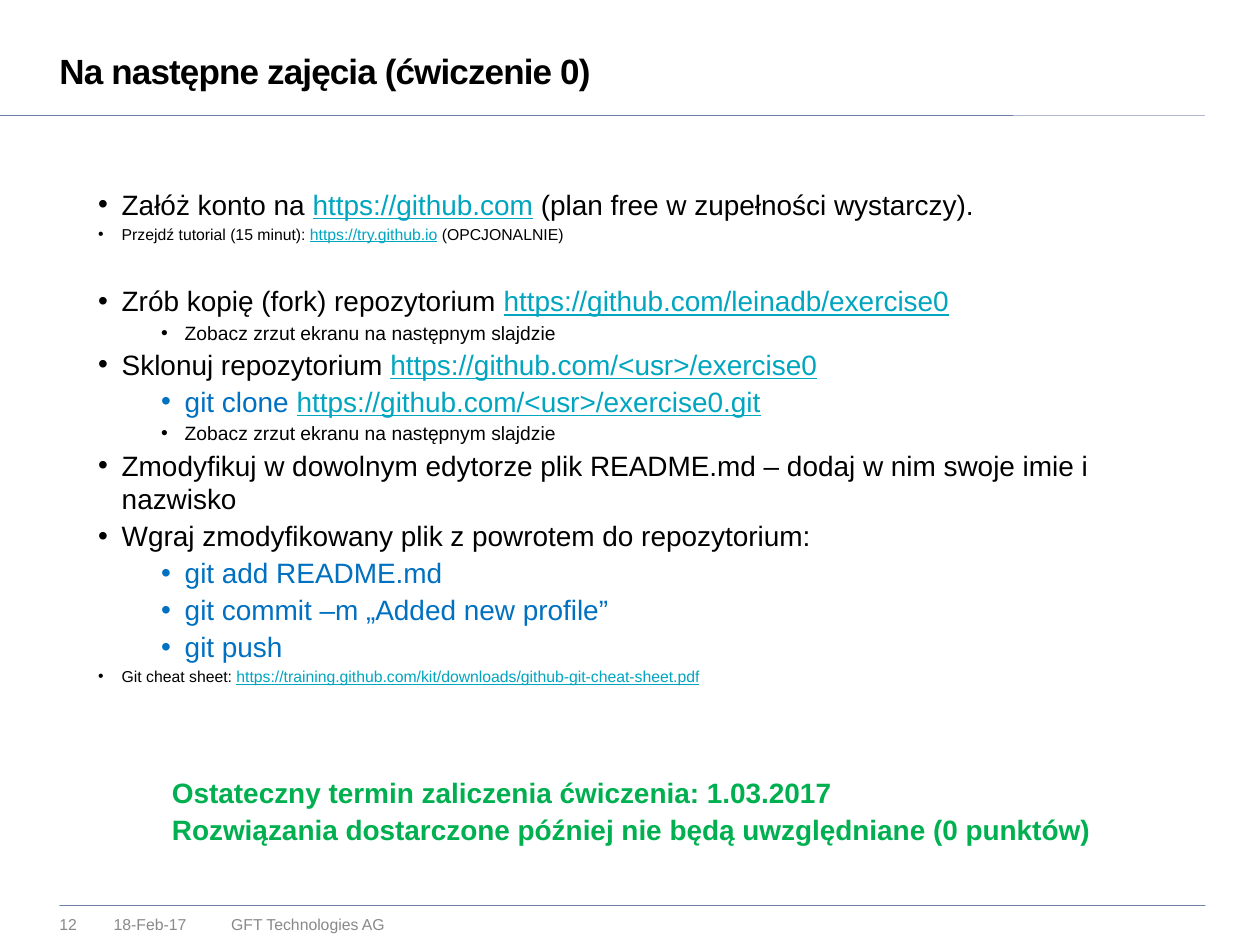
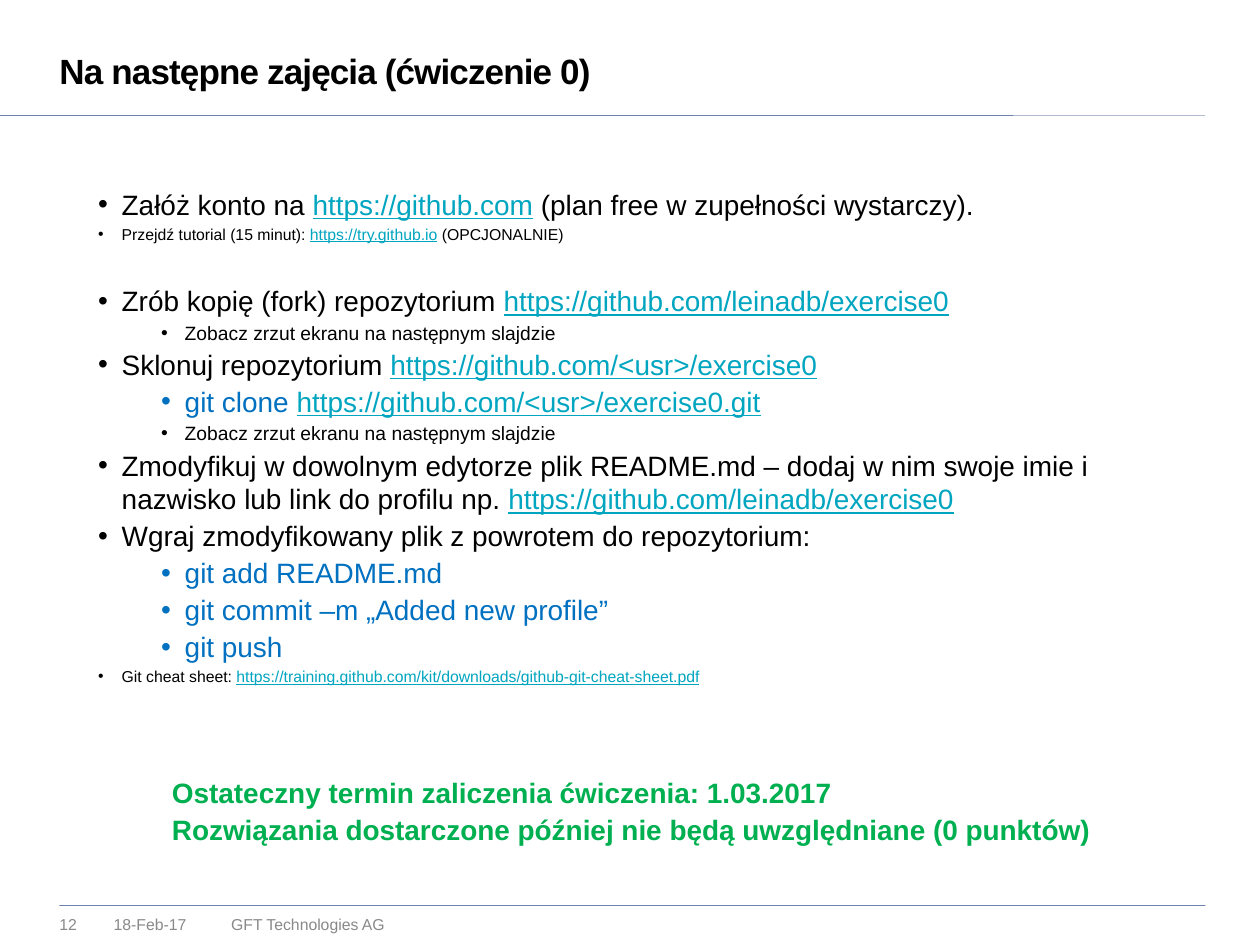
Before and after one commit to vego1mar/exercise0, a slide deck: slide 12 of WDSR - zarys programu.pptx. Drawn at 1260x945 pixels with LibreOffice and Linux fonts; fonts in the diff are those of the drawing; background and template pictures are left out. Boxes give left, top, right and bottom in pixels: in the first picture for what was removed or moved away, otherwise in the second. Text is boxed around its words. In the diff, an @@ line names an element or a change of style, - is before the commit and + after.

```diff
--- a/WDSR - zarys programu.pptx
+++ b/WDSR - zarys programu.pptx
@@ text at [122, 455, 1088, 514]: text changed @@
-• Zmodyfikuj w dowolnym edytorze plik README.md – dodaj w nim swoje imie i nazwisko
+• Zmodyfikuj w dowolnym edytorze plik README.md – dodaj w nim swoje imie i nazwisko lub link do profilu np. https://github.com/leinadb/exercise0
```
Also in this commit, not shown: 3 other slides changed.
